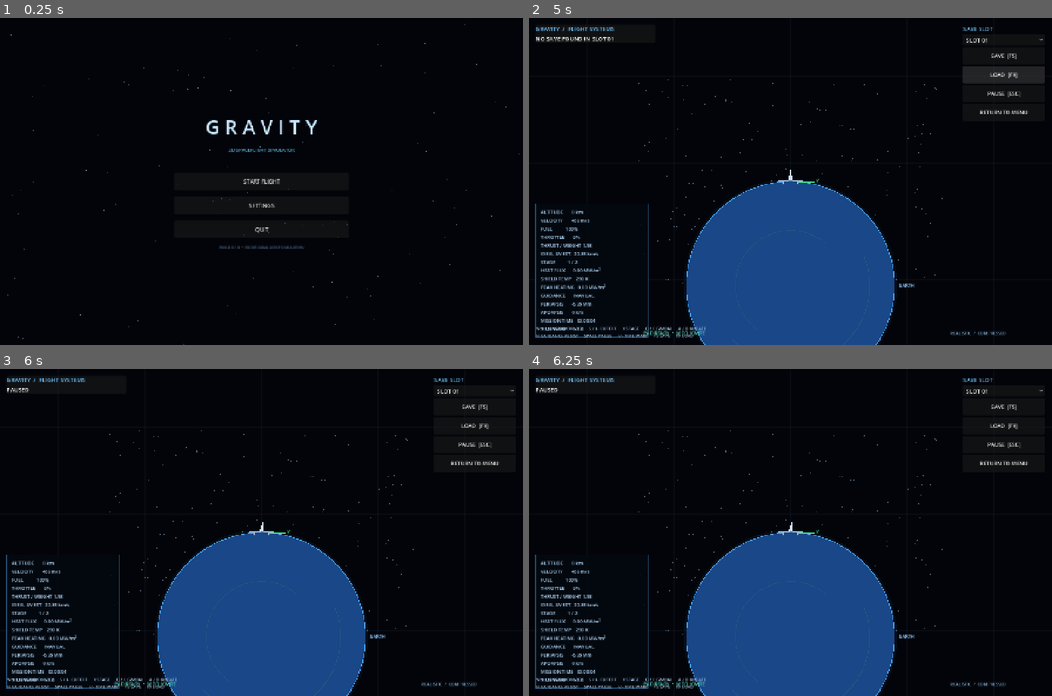
Above: before the commit, frames 1-4 (two rows, left to right).
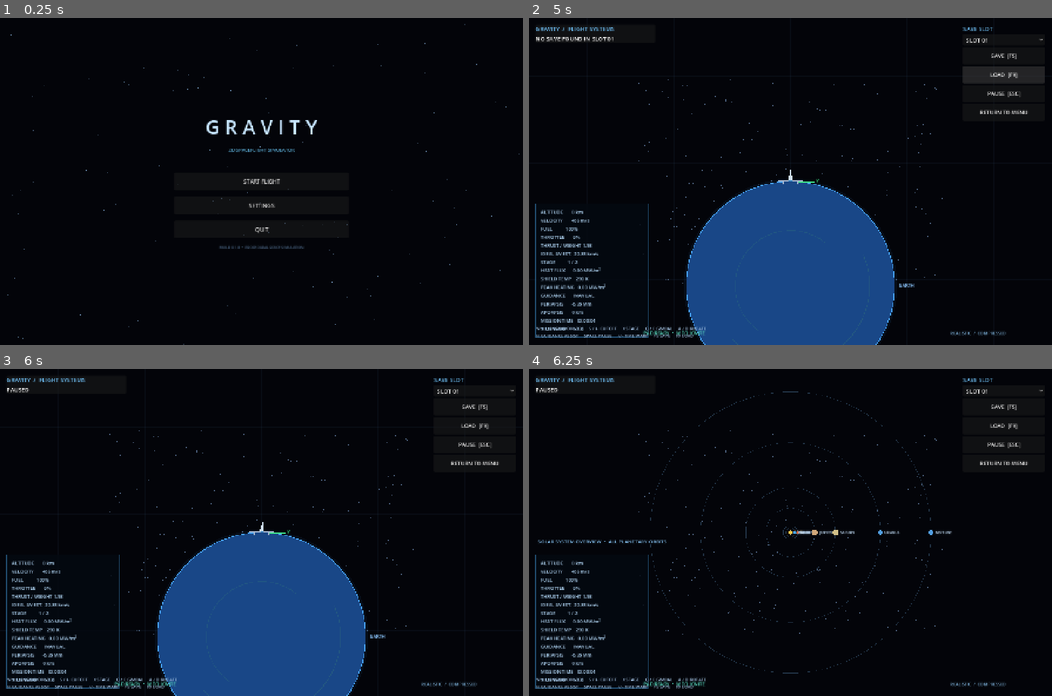
Above: after the commit, the same moments.

Repository: Blagos1195/Gravity-simulator
Game: Godot game, scene res://scenes/main.tscn
Same seed, same stepped clock (60 frames per second), same inputs: the game is played once before the commit and once after it.
Inputs (mouse positions are in pixels of both pictures, inside the frame that each line leads up to):
- Up to frame 1 (0.25 s): no input
- Up to frame 2 (5 s): click "START FLIGHT" at 0.5 s; click "SLOT 01" at 1.25 s; click "RETURN TO MENU" at 2 s; click "SLOT 07" at 2.75 s; click "SAVE [F5]" at 3.5 s; click "LOAD [F9]" at 4.25 s
- Up to frame 3 (6 s): click "PAUSE [ESC]" at 5 s; move the mouse to (376, 516) at 5.77 s; hold D from 5.78 s (still down); tap P at 5.85 s; click (376, 516) at 5.92 s
- Up to frame 4 (6.25 s): keep holding D; tap M at 6.05 s

Frames 1-3 are identical in both runs. In frame 4, 18% of the frame differs, in the area x 1-81%, y 6-100%.

Commit message:
Add solar system and predicted trajectory views

Diff:
--- a/Gravity/scripts/simulation_view.gd
+++ b/Gravity/scripts/simulation_view.gd
@@ -47,6 +47,10 @@
 var show_orbit := true
 var show_grid := true
 var show_vectors := true
+var show_solar_system := false
+var show_predicted_trajectory := false
+var predicted_path: Array[Vector2] = []
+var prediction_timer := 0.0
 var thrust_key_down := false
 var throttle_cutoff_key_down := false
 
@@ -66,6 +70,11 @@
             _physics_step(step_delta)
             remaining -= step_delta
             iterations += 1
+    if show_predicted_trajectory:
+        prediction_timer += delta
+        if prediction_timer >= 0.35:
+            prediction_timer = 0.0
+            _calculate_predicted_trajectory()
     trail_timer += delta
     if trail_timer >= 0.12:
         trail_timer = 0.0
@@ -216,6 +225,12 @@
                 time_warp = maxf(0.25, time_warp / 2.0)
             KEY_O:
                 show_orbit = not show_orbit
+            KEY_P:
+                show_predicted_trajectory = not show_predicted_trajectory
+                if show_predicted_trajectory:
+                    _calculate_predicted_trajectory()
+            KEY_M:
+                show_solar_system = not show_solar_system
             KEY_G:
                 show_grid = not show_grid
             KEY_V:
@@ -249,6 +264,11 @@
         var p := view_center + star * 0.035
         draw_circle(p, 1.0, Color(0.55, 0.7, 0.9, 0.5))
 
+    if show_solar_system:
+        _draw_solar_system(view_center)
+        _draw_hud()
+        return
+
     if show_grid:
         _draw_grid(view_center)
 
@@ -257,10 +277,12 @@
     draw_arc(earth_screen, radius_px, 0, TAU, 120, Color(0.28, 0.64, 0.95), 2.0)
     draw_arc(earth_screen, radius_px * 0.76, -0.4, 2.4, 48, Color(0.18, 0.43, 0.48, 0.45), 2.0)
     draw_arc(earth_screen, radius_px * 0.53, 2.2, 5.4, 48, Color(0.18, 0.43, 0.48, 0.35), 2.0)
-    var pad_width := 34.0
-    var pad_y := earth_screen.y - radius_px - 2.0
+    var object_scale := clampf(camera_zoom * world_scale_factor / 0.000045, 0.3, 2.5)
+    var pad_width := clampf(34.0 * object_scale, 9.0, 85.0)
+    var pad_height := clampf(7.0 * object_scale, 3.0, 18.0)
+    var pad_y := earth_screen.y - radius_px - 2.0 * object_scale
     draw_line(Vector2(earth_screen.x - pad_width, pad_y), Vector2(earth_screen.x + pad_width, pad_y), Color(0.65, 0.72, 0.82), 3.0)
-    draw_line(Vector2(earth_screen.x - 20.0, pad_y), Vector2(earth_screen.x - 20.0, pad_y + 7.0), Color(0.65, 0.72, 0.82), 2.0)
+    draw_line(Vector2(earth_screen.x - 20.0, pad_y), Vector2(earth_screen.x - 20.0, pad_y + pad_height), Color(0.65, 0.72, 0.82), 2.0)
     draw_line(Vector2(earth_screen.x + 20.0, pad_y), Vector2(earth_screen.x + 20.0, pad_y + 7.0), Color(0.65, 0.72, 0.82), 2.0)
     draw_string(ThemeDB.fallback_font, earth_screen + Vector2(radius_px + 12, 4), "EARTH", HORIZONTAL_ALIGNMENT_LEFT, -1, 13, Color(0.55, 0.78, 1.0))
 
@@ -282,13 +304,72 @@
             trail_points.append(view_center + (p_world - rocket_position) * camera_zoom * world_scale_factor + (rocket_screen - view_center))
         draw_polyline(trail_points, Color(0.2, 0.85, 0.95, 0.7), 2.0)
 
-    _draw_rocket(rocket_screen + Vector2.UP.rotated(rotation_angle) * 14.0)
+    if show_predicted_trajectory and predicted_path.size() > 1:
+        var prediction_points := PackedVector2Array()
+        for point in predicted_path:
+            prediction_points.append(rocket_screen + (point - rocket_position) * camera_zoom * world_scale_factor)
+        draw_polyline(prediction_points, Color(1.0, 0.72, 0.22, 0.85), 2.0)
+    _draw_rocket(rocket_screen + Vector2.UP.rotated(rotation_angle) * 14.0, object_scale)
     if show_vectors:
         var velocity_end := rocket_screen + velocity.normalized() * 65.0
         draw_line(rocket_screen, velocity_end, Color(0.25, 0.9, 0.55), 2.0)
         draw_string(ThemeDB.fallback_font, velocity_end + Vector2(6, 0), "V", HORIZONTAL_ALIGNMENT_LEFT, -1, 12, Color(0.25, 0.9, 0.55))
 
     _draw_hud()
+
+func _draw_solar_system(center: Vector2) -> void:
+    var map_scale := minf(size.x, size.y) * 0.43 / 4.4951e12
+    draw_circle(center, 5.0, Color(1.0, 0.78, 0.28))
+    draw_string(ThemeDB.fallback_font, center + Vector2(10, 4), "SUN", HORIZONTAL_ALIGNMENT_LEFT, -1, 12, Color(1.0, 0.82, 0.48))
+    for planet in PlanetarySystem.PLANETS:
+        var orbit_radius := float(planet.semi_major_axis) * map_scale
+        draw_arc(center, orbit_radius, 0.0, TAU, 180, Color(0.28, 0.43, 0.58, 0.42), 1.0)
+        var period := float(planet.orbital_period) * 86400.0
+        var angle := TAU * sim_time / period
+        var planet_position := center + Vector2(cos(angle), sin(angle)) * orbit_radius
+        var planet_radius := clampf(pow(float(planet.radius) / EARTH_RADIUS, 0.45) * 3.0, 2.0, 8.0)
+        var planet_color := Color(0.32, 0.62, 0.88)
+        if planet.name == "Earth":
+            planet_color = Color(0.22, 0.68, 1.0)
+        elif planet.name == "Mars":
+            planet_color = Color(0.88, 0.39, 0.24)
+        elif planet.name == "Jupiter":
+            planet_color = Color(0.82, 0.66, 0.48)
+        elif planet.name == "Saturn":
+            planet_color = Color(0.82, 0.75, 0.53)
+        draw_circle(planet_position, planet_radius, planet_color)
+        draw_string(ThemeDB.fallback_font, planet_position + Vector2(planet_radius + 5.0, 4.0), str(planet.name).to_upper(), HORIZONTAL_ALIGNMENT_LEFT, -1, 10, Color(0.72, 0.82, 0.92))
+    draw_string(ThemeDB.fallback_font, Vector2(24, size.y - 420), "SOLAR SYSTEM OVERVIEW  •  ALL PLANETARY ORBITS", HORIZONTAL_ALIGNMENT_LEFT, -1, 14, Color(0.55, 0.8, 1.0))
+
+func _calculate_predicted_trajectory() -> void:
+    predicted_path.clear()
+    var position := rocket_position
+    var predicted_velocity := velocity
+    var predicted_fuel := fuel
+    var predicted_stage := stage_index
+    var dt := 5.0
+    for i in range(360):
+        var altitude := maxf(0.0, position.length() - EARTH_RADIUS)
+        var stage_flow := FIRST_STAGE_FLOW if predicted_stage == 0 else UPPER_STAGE_FLOW
+        var active_dry := FIRST_STAGE_DRY_MASS if predicted_stage == 0 else UPPER_STAGE_DRY_MASS
+        var stack_mass := UPPER_STAGE_DRY_MASS + UPPER_STAGE_FUEL if predicted_stage == 0 else 0.0
+        var burn := minf(predicted_fuel, stage_flow * throttle * dt)
+        var mass := maxf(1.0, active_dry + stack_mass + predicted_fuel - burn * 0.5)
+        var predicted_thrust := _engine_thrust(altitude) * throttle
+        var thrust_direction := Vector2.UP.rotated(rotation_angle + gimbal_angle)
+        var acceleration := PlanetarySystem.gravity_acceleration(position, sim_time + i * dt)
+        if throttle > 0.0 and predicted_fuel > 0.0:
+            acceleration += thrust_direction * predicted_thrust / mass
+        acceleration += _aerodynamic_acceleration(position, predicted_velocity, mass)
+        predicted_velocity += acceleration * dt
+        position += predicted_velocity * dt
+        predicted_fuel = maxf(0.0, predicted_fuel - burn)
+        if predicted_fuel <= 0.0 and predicted_stage == 0:
+            predicted_stage = 1
+            predicted_fuel = UPPER_STAGE_FUEL
+        predicted_path.append(position)
+        if position.length() < EARTH_RADIUS:
+            break
 
 func _draw_grid(center: Vector2) -> void:
     var spacing := 80.0
@@ -322,18 +403,18 @@
         points.append(rocket_screen + (local - rocket_position) * camera_zoom * factor)
     draw_polyline(points, Color(0.2, 0.75, 1.0, 0.5), 1.5)
 
-func _draw_rocket(p: Vector2) -> void:
+func _draw_rocket(p: Vector2, object_scale: float) -> void:
     var forward := Vector2.UP.rotated(rotation_angle)
     var side := Vector2.RIGHT.rotated(rotation_angle)
-    var tip := p + forward * 17.0
-    var left := p - forward * 12.0 - side * 6.0
-    var right := p - forward * 12.0 + side * 6.0
+    var tip := p + forward * 17.0 * object_scale
+    var left := p - forward * 12.0 * object_scale - side * 6.0 * object_scale
+    var right := p - forward * 12.0 * object_scale + side * 6.0 * object_scale
     draw_colored_polygon(PackedVector2Array([tip, left, right]), Color(0.82, 0.88, 0.94))
     draw_line(left, right, Color(0.25, 0.55, 0.78), 1.5)
     if throttle > 0.0 and fuel > 0.0:
-        var flame_base := p - forward * 12.0
-        var flame_tip := p - forward * (28.0 + randf_range(0, 8))
-        draw_colored_polygon(PackedVector2Array([flame_base - side * 3, flame_tip, flame_base + side * 3]), Color(1.0, 0.48, 0.12, 0.9))
+        var flame_base := p - forward * 12.0 * object_scale
+        var flame_tip := p - forward * (28.0 + randf_range(0, 8)) * object_scale
+        draw_colored_polygon(PackedVector2Array([flame_base - side * 3 * object_scale, flame_tip, flame_base + side * 3 * object_scale]), Color(1.0, 0.48, 0.12, 0.9))
 
 func _draw_hud() -> void:
     var altitude := maxf(0.0, rocket_position.length() - EARTH_RADIUS)
